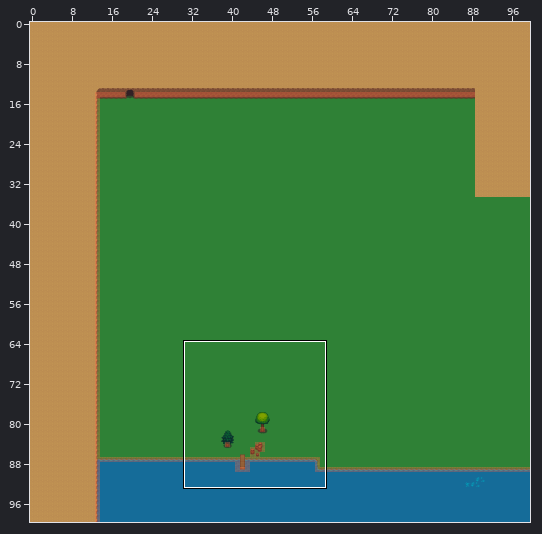
An edit to a level. Tiled map, src/server/client-dev/assets/map_two.tmx. Above: a wide view before the commit, with the close-up outlined.
Close-up. The starting point:
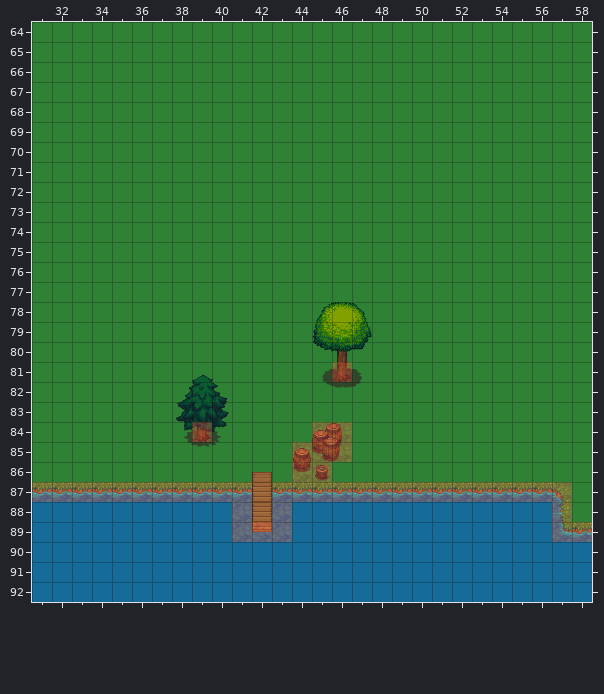
Cells are 32x32 px. Shown: x 31..58, y 64..92.
Now the later version:
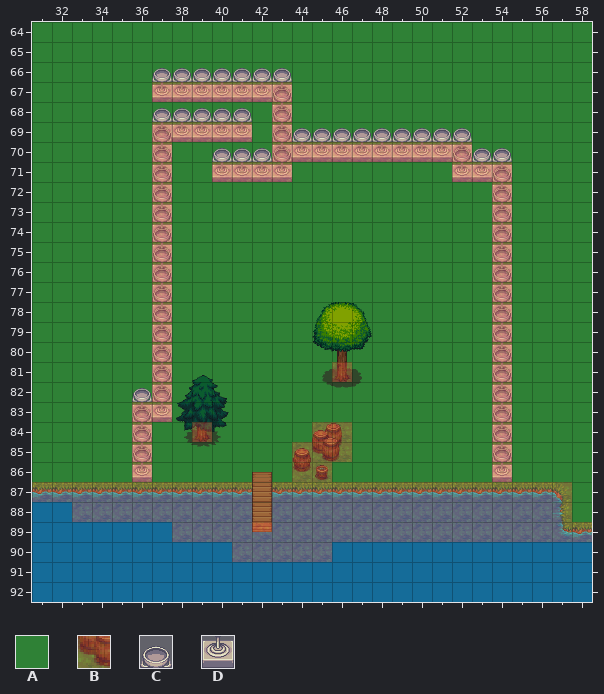
Key: from "tile_base": A 118, B 368, C 401, D 433.
_ is an empty cell.
See-through tiles are keyed as they look on the map.
From old to new:
Layer "Level 1":
y 67: x 37..43 AAAAAAA -> DDDDDDD
y 68: x 43 A -> D
y 69: x 37..41 AAAAA -> DDDDD; x 43 A -> D
y 70: x 37 A -> D; x 43..52 AAAAAAAAAA -> DDDDDDDDDD
y 71: x 37 A -> D; x 40..43 AAAA -> DDDD; x 52..54 AAA -> DDD
y 72..82: x 37 A -> D; x 54 A -> D
y 83: x 36..37 AA -> DD; x 54 A -> D
y 84: x 36 A -> D; x 54 A -> D
y 85..86: x 36 _ -> D; x 54 _ -> D
Layer "_UP1":
y 66: x 37..43 _______ -> CCCCCCC
y 67: x 43 _ -> C
y 68: x 37..41 _____ -> CCCCC; x 43 _ -> C
y 69: x 37 _ -> C; x 43..52 __________ -> CCCCCCCCCC
y 70: x 37 _ -> C; x 40..43 ____ -> CCCC; x 52..54 ___ -> CCC
y 71..81: x 37 _ -> C; x 54 _ -> C
y 82: x 36..37 __ -> CC; x 54 _ -> C
y 83..85: x 36 _ -> C; x 54 _ -> C
Layer "Colision":
y 67: x 37..43 _______ -> BBBBBBB
y 68: x 43 _ -> B
y 69: x 37..41 _____ -> BBBBB; x 43 _ -> B
y 70: x 37 _ -> B; x 43..52 __________ -> BBBBBBBBBB
y 71: x 37 _ -> B; x 40..43 ____ -> BBBB; x 52..54 ___ -> BBB
y 72..82: x 37 _ -> B; x 54 _ -> B
y 83: x 36..37 __ -> BB; x 54 _ -> B
y 84..86: x 36 _ -> B; x 54 _ -> B
y 88: x 33..40 ________ -> BBBBBBBB; x 44..56 _____________ -> BBBBBBBBBBBBB
y 89: x 38..40 ___ -> BBB; x 44..56 _____________ -> BBBBBBBBBBBBB
y 90: x 41..45 _____ -> BBBBB
Changed places in both close-ups, as pixel boxes (x1, y1, x2, y2):
changed: (132, 68, 512, 482)
added: (72, 502, 552, 562)
